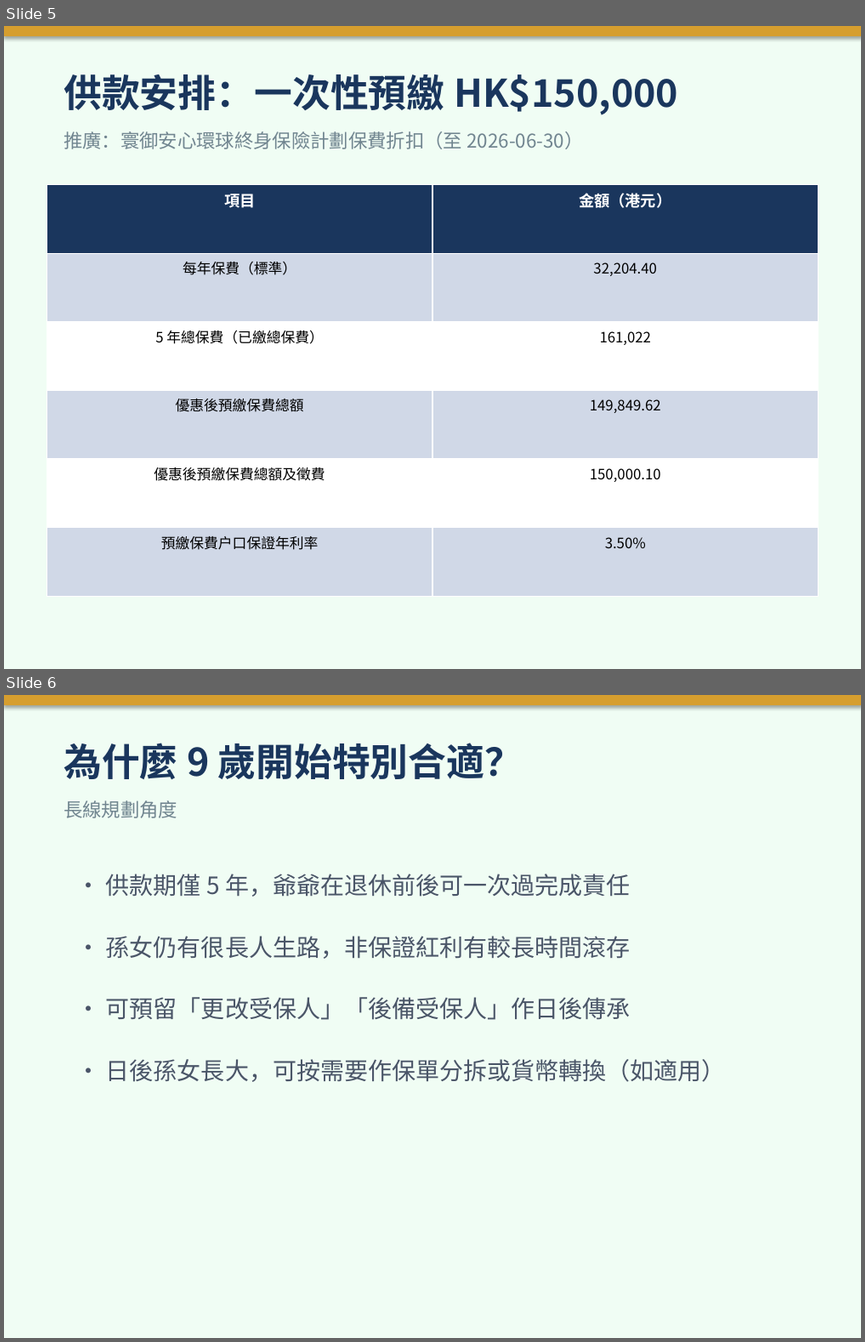
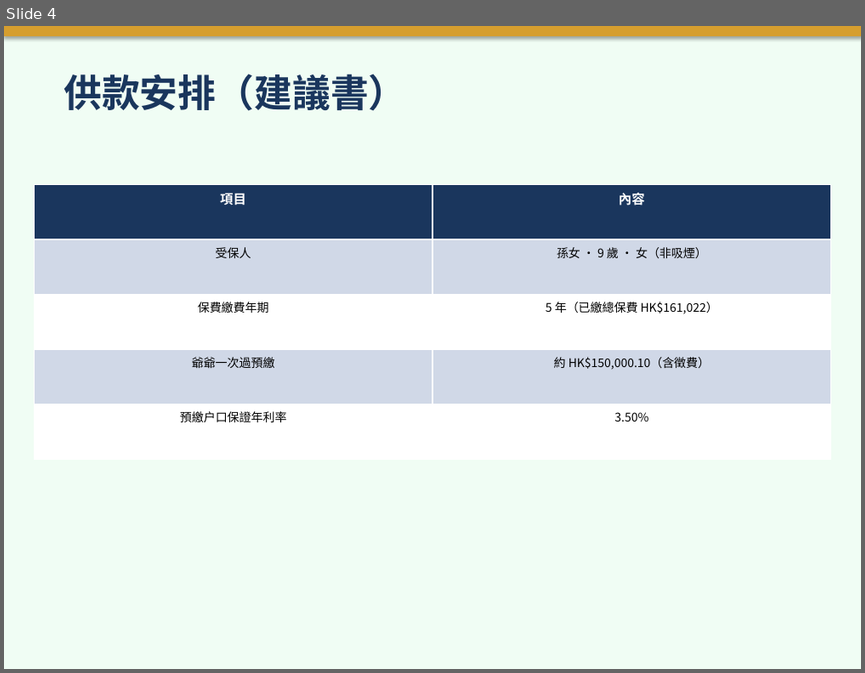
Before and after one commit to hoyinlung25-commits/yuyue-sales, a slide deck: client-base/presentations/Granddaughter_Savings_Plan_BOC.pptx. Shown one above the other, each under a label of ours: slides 5 and 6 before the commit, slide 4 after it. The pictures are 865x1342 and 865x673 pixels, drawn with LibreOffice and Linux fonts; fonts in the diff are those of the drawing. Boxes give left, top, right and bottom in pixels: in the first picture for what was removed or moved away, otherwise in the second. Text is boxed around its words. In the diff, an @@ line names an element or a change of style, - is before the commit and + after.

```diff
--- a/client-base/presentations/Granddaughter_Savings_Plan_BOC.pptx
+++ b/client-base/presentations/Granddaughter_Savings_Plan_BOC.pptx
@@ slide 6 removed at box(4, 695, 861, 1338), background #F0FDF4 @@
@@ rectangle removed at box(4, 695, 861, 705) @@
@@ text removed at box(64, 743, 523, 779) @@
-為什麼 9 歲開始特別合適？
@@ text removed at box(64, 800, 177, 818) @@
-長線規劃角度
@@ text removed at box(106, 873, 630, 896) @@
-• 供款期僅 5 年，爺爺在退休前後可一次過完成責任
@@ text removed at box(106, 936, 630, 959) @@
-• 孫女仍有很長人生路，非保證紅利有較長時間滾存
@@ text removed at box(106, 997, 630, 1020) @@
-• 可預留「更改受保人」「後備受保人」作日後傳承
@@ text removed at box(106, 1059, 726, 1082) @@
-• 日後孫女長大，可按需要作保單分拆或貨幣轉換（如適用）
@@ what was slide 5 is now slide 4 @@
@@ slide 4 changed as well @@
@@ text at box(64, 74, 406, 111): text changed @@
-供款安排：一次性預繳 HK$150,000
+供款安排（建議書）
@@ text removed at box(64, 131, 584, 149) @@
-推廣：寰御安心環球終身保險計劃保費折扣（至 2026-06-30）
@@ table at box(34, 184, 831, 459) @@
-row 1: 項目 | 金額（港元）
-row 2: 每年保費（標準） | 32,204.40
-row 3: 5 年總保費（已繳總保費） | 161,022
-row 4: 優惠後預繳保費總額 | 149,849.62
-row 5: 優惠後預繳保費總額及徵費 | 150,000.10
-row 6: 預繳保費戶口保證年利率 | 3.50%
+row 1: 項目 | 內容
+row 2: 受保人 | 孫女 · 9 歲 · 女（非吸煙）
+row 3: 保費繳費年期 | 5 年（已繳總保費 HK$161,022）
+row 4: 爺爺一次過預繳 | 約 HK$150,000.10（含徵費）
+row 5: 預繳戶口保證年利率 | 3.50%
@@ table: place and size @@
-table at box(46, 184, 818, 596)
+table at box(34, 184, 831, 459)
```
Also in this commit, not shown: 8 other slides changed, 4 slides added, 2 other slides removed, 1 other file.
